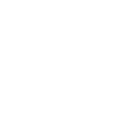
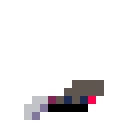
Revision of a layered (128, 128) image; what changed, layer by layer:
showed "BALLISTA", painted on it over [24, 80, 104, 120]
